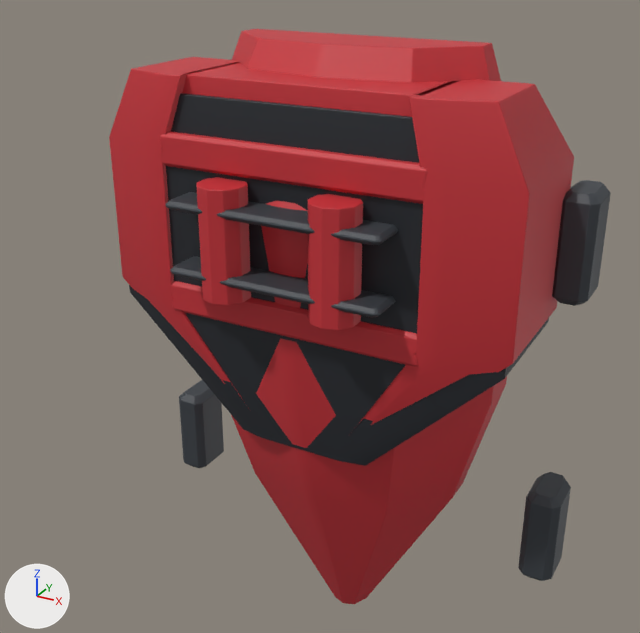
The FBX model Assets/Resources/ClamshellMeshes/ThighBack_Set08_Goliath.fbx, before and after one commit.
Camera for both pictures: a 50 mm camera at (0.426, -0.874, 0.469) aimed at (0.002, -0.102, 0.083). Lighting does not change. The marker at lower left points along +X, +Y and +Z. The older version comes first. Where no turn or scale is listed for an object, it has been applied to the vertices.

In view in the first picture: 'ThighBack_Set08_Goliath'.
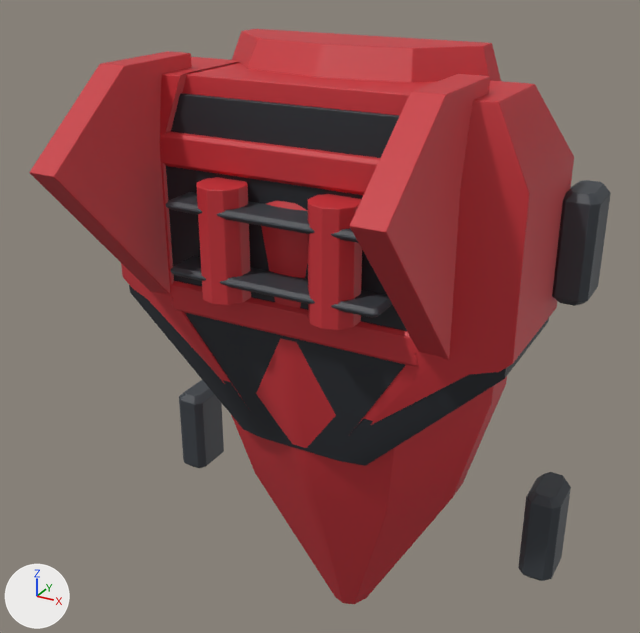
Location of each change, [x1, y1, x2, y2] in pixels of the pictures (640 x 633 px):
```json
{"object": "ThighBack_Set08_Goliath", "change": "reshaped", "before": [109, 29, 611, 604], "after": [29, 29, 611, 604], "on screen": "16% wider"}
{"part": 1, "of": "me_thighback_set08_goliath_001", "change": "added", "after": [29, 51, 192, 295], "on screen": "red"}
{"part": 2, "of": "me_thighback_set08_goliath_001", "change": "added", "after": [350, 74, 490, 361], "on screen": "red"}
```

Scene script edits in JSON lines:
```json
{"block": "me_thighback_set08_goliath_001", "where": "# used by ob_thighback_set08_goliath; location = (0.0, 0.0, 0.0)"}
{"op": "remove", "block": "me_thighback_set08_goliath_001", "code": "me_thighback_set08_goliath_001.from_pydata(...)  # 2592 vertices, 2510 faces; spans x -0.265..0.265, y -0.209..0.03, z -0.365..0.365"}
{"op": "add", "block": "me_thighback_set08_goliath_001", "code": "me_thighback_set08_goliath_001.from_pydata(...)  # 2744 vertices, 2658 faces; spans x -0.265..0.265, y -0.319..0.03, z -0.365..0.365"}
{"block": "me_thighback_set08_goliath_001", "change": "me_thighback_set08_goliath_001 part 1: a new loose piece of 76 vertices spanning x -0.175..-0.145, y -0.319..-0.11, z 0.058..0.35, in mat_shell (red #c83038)"}
{"block": "me_thighback_set08_goliath_001", "change": "me_thighback_set08_goliath_001 part 2: a new loose piece of 76 vertices spanning x 0.145..0.175, y -0.319..-0.11, z 0.058..0.35, in mat_shell (red #c83038)"}
```
